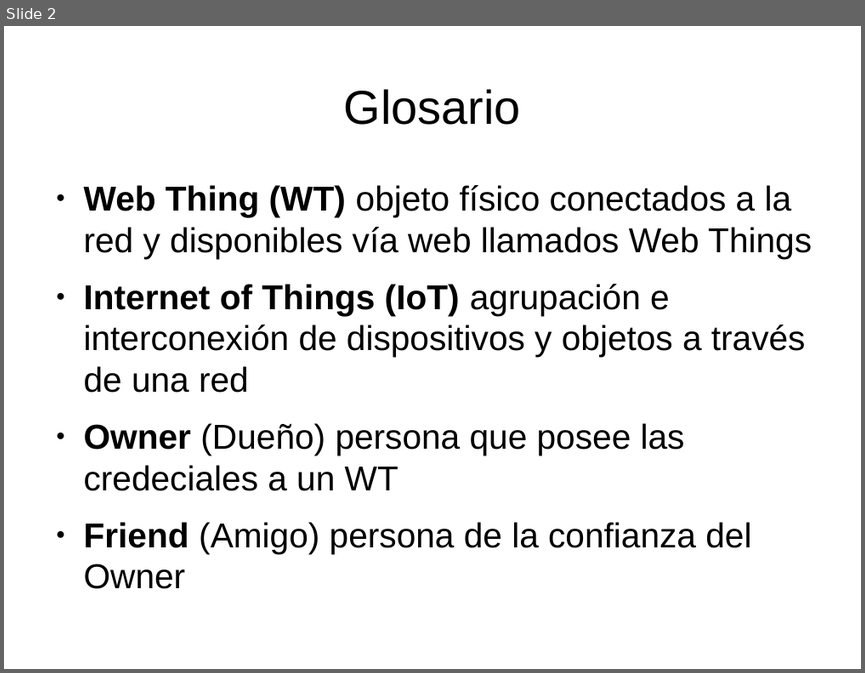
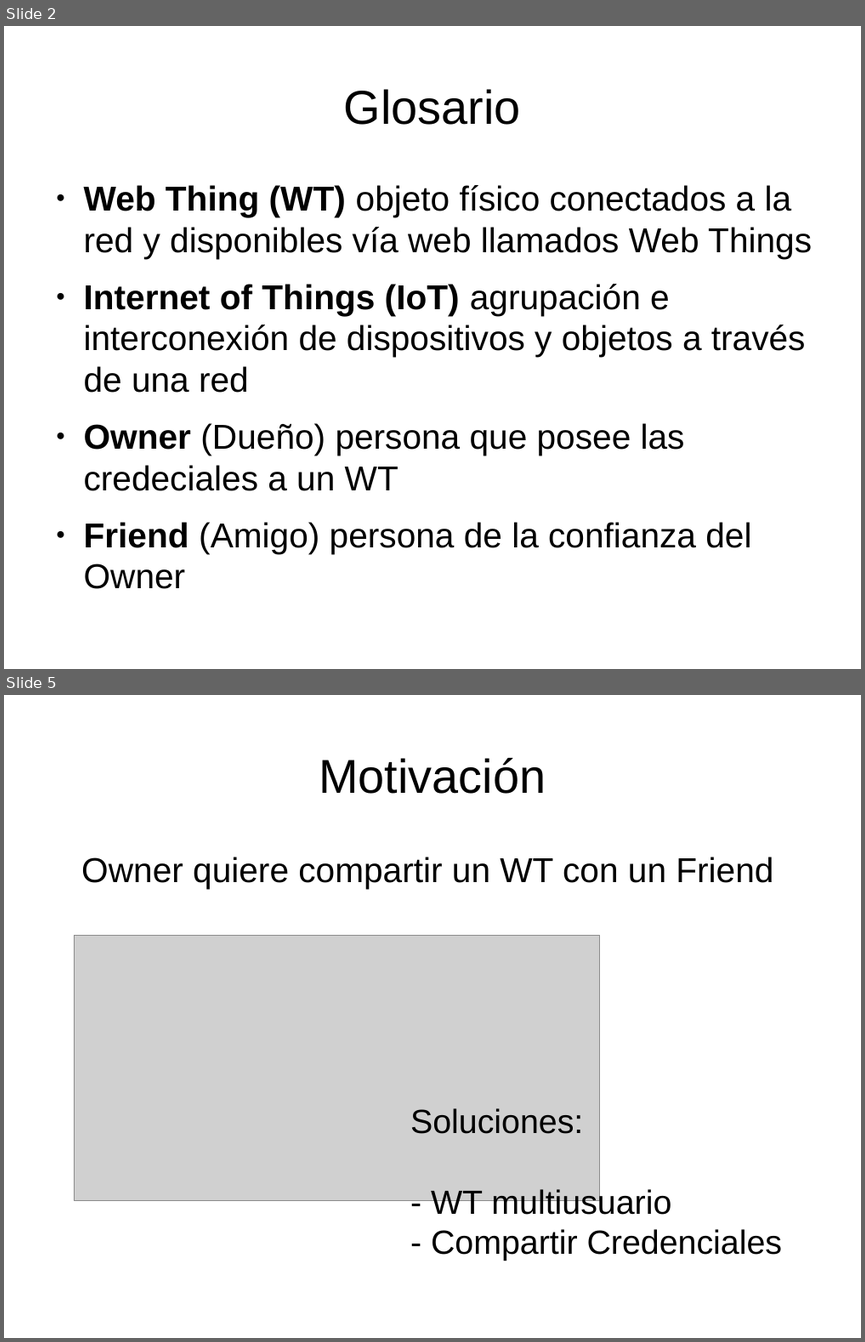
Before and after one commit to danielsalgadop/sac, a slide deck: docs/presentation/social_access_controller.odp. Shown one above the other, each under a label of ours: slide 2 before the commit, slides 2 and 5 after it; the slides between them are not shown. The pictures are 865x673 and 865x1342 pixels, drawn with LibreOffice and Linux fonts; fonts in the diff are those of the drawing; grey boxes stand for pictures. Boxes give left, top, right and bottom in pixels: in the first picture for what was removed or moved away, otherwise in the second. Text is boxed around its words. In the diff, an @@ line names an element or a change of style, - is before the commit and + after.

```diff
--- a/docs/presentation/social_access_controller.odp
+++ b/docs/presentation/social_access_controller.odp
@@ slide 5 added at (4,695,861,1338), background #FFFFFF @@
@@ title added at (318,758,545,794), 44 pt, text #000000 @@
+Motivación
@@ text added at (81,857,773,889), 32 pt, text #000000 @@
+Owner quiere compartir un WT con un Friend
@@ picture added at (74,936,600,1201) @@
@@ text added at (410,1108,783,1260), 31 pt, text #000000 @@
+Soluciones:
+- WT multiusuario
+- Compartir Credenciales
```
Also in this commit, not shown: 1 slide changed, 2 other slides added, 1 slide removed, 7 other files.
